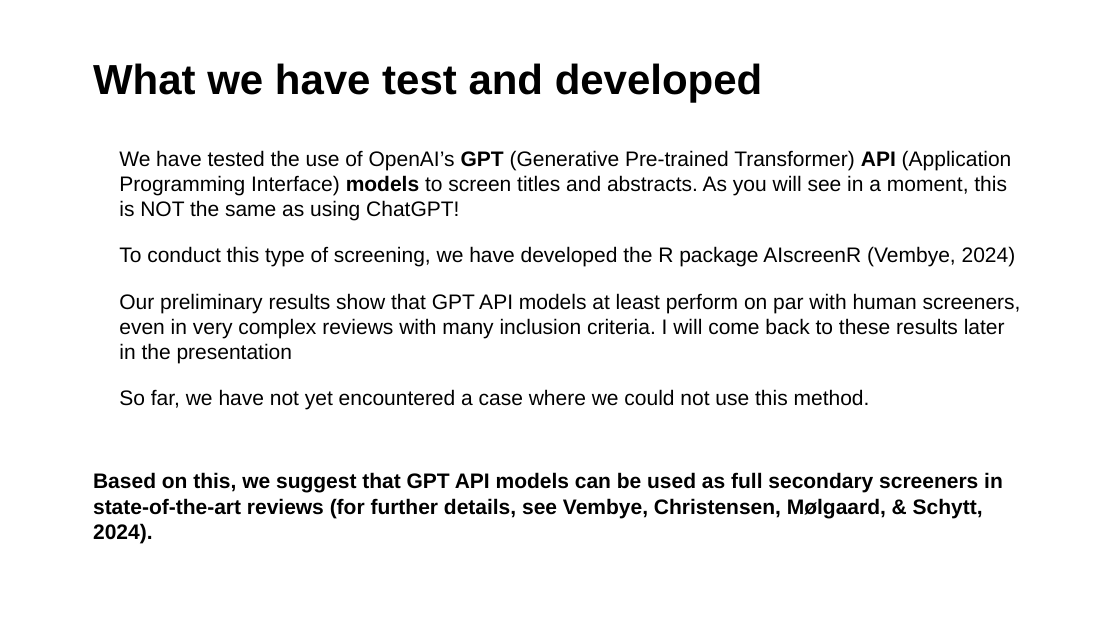
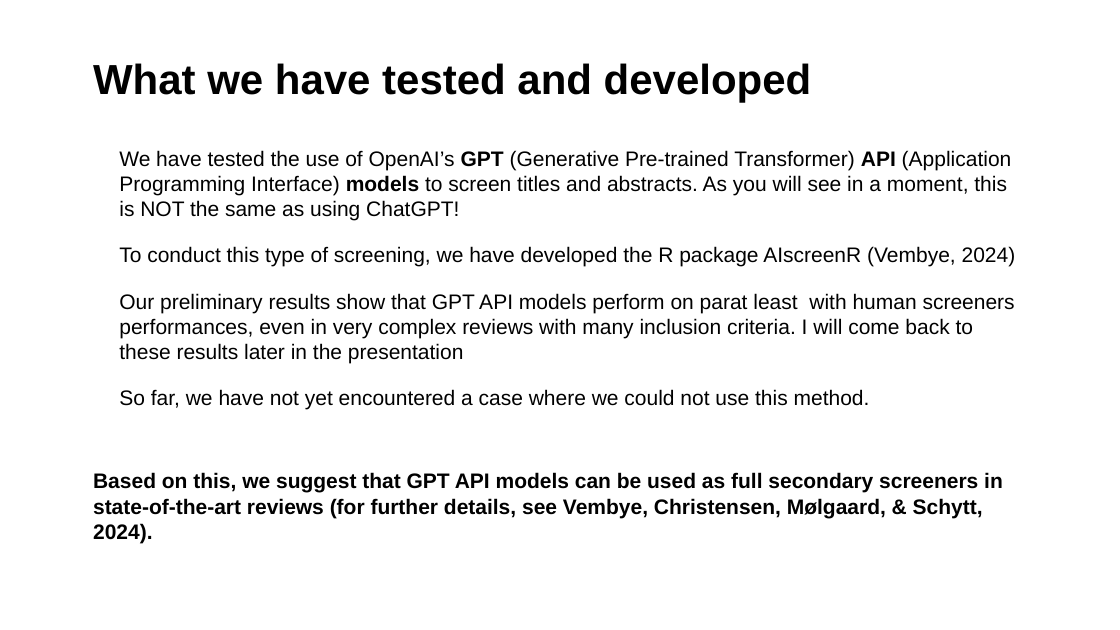
Before and after one commit to MikkelVembye/SRMA-SIG-presentation, a slide deck: slide 3 of SRMA SIG presentation 2024 .potx.pptx. Drawn at 1120x630 pixels with LibreOffice and Linux fonts; fonts in the diff are those of the drawing; background and template pictures are left out. Boxes give left, top, right and bottom in pixels: in the first picture for what was removed or moved away, otherwise in the second. Text is boxed around its words. In the diff, an @@ line names an element or a change of style, - is before the commit and + after.

Commit message:
Back up

```diff
--- a/SRMA SIG presentation 2024 .potx.pptx
+++ b/SRMA SIG presentation 2024 .potx.pptx
@@ title at bbox=[93, 63, 812, 102]: text changed @@
-What we have test and developed
+What we have tested and developed
@@ text at bbox=[119, 293, 1015, 364]: text changed @@
-• Our preliminary results show that GPT API models at least perform on par with human screeners, even in very complex reviews with many inclusion criteria. I will come back to these results later in the presentation
+• Our preliminary results show that GPT API models perform on parat least with human screeners performances, even in very complex reviews with many inclusion criteria. I will come back to these results later in the presentation
```
Also in this commit, not shown: 3 other slides changed, 3 slides added, 3 slides removed.
